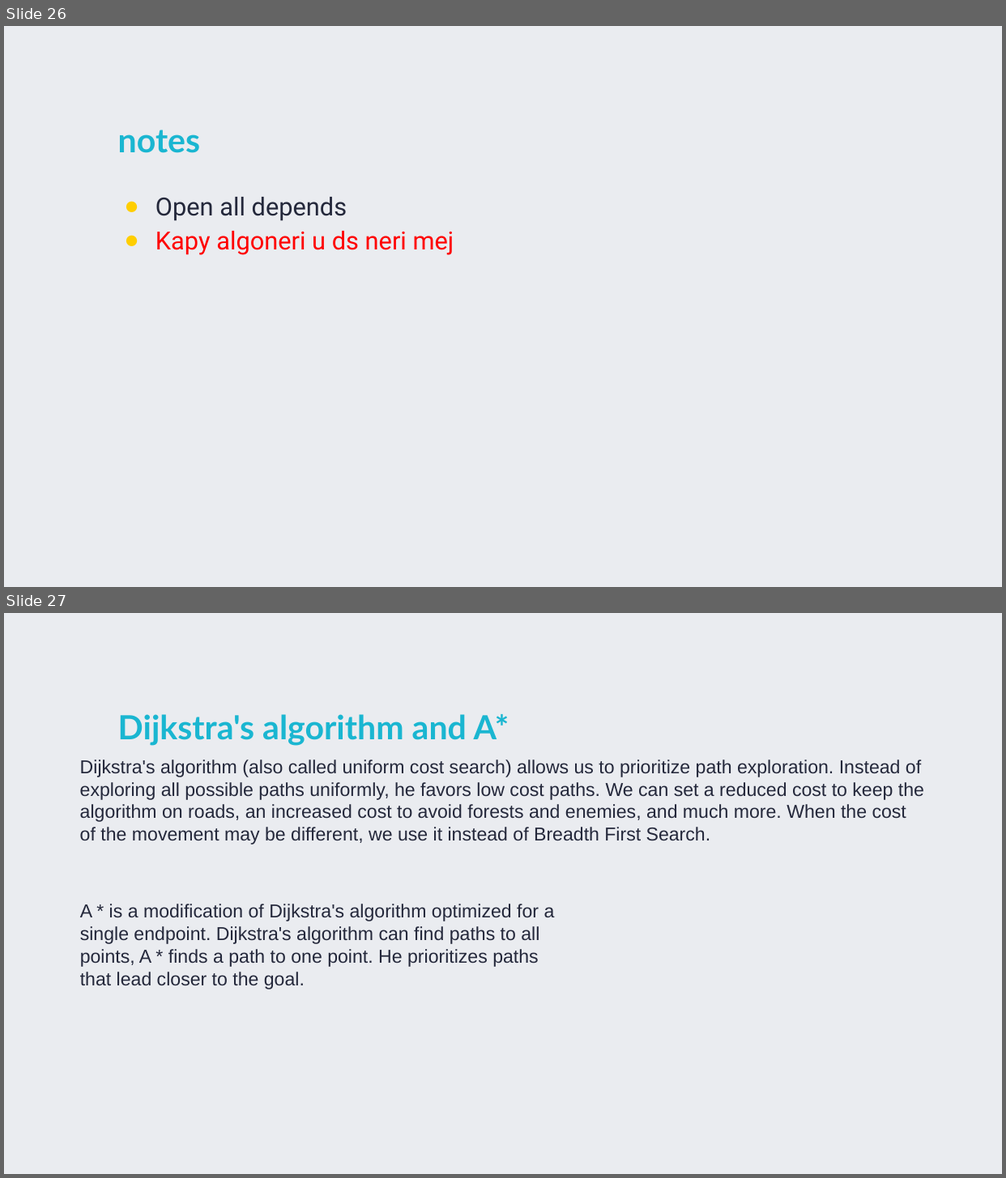
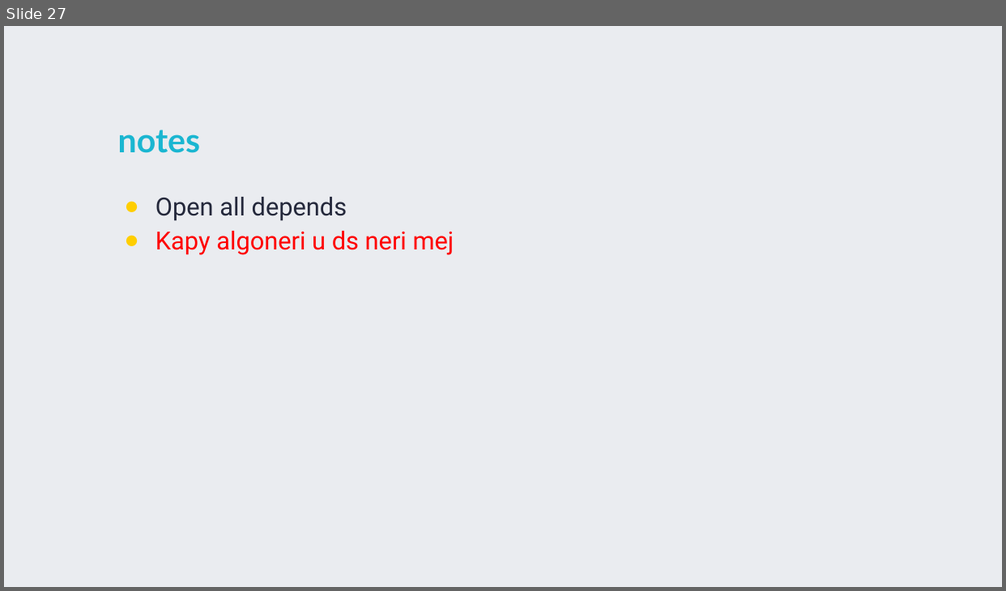
Before and after one commit to TigranVardanyan/Algorithms-and-Data-structures, a slide deck: ds&a.pptx. Shown one above the other, each under a label of ours: slides 26 and 27 before the commit, slide 27 after it. The pictures are 1006x1178 and 1006x591 pixels, drawn with LibreOffice and Linux fonts; fonts in the diff are those of the drawing. Boxes give left, top, right and bottom in pixels: in the first picture for what was removed or moved away, otherwise in the second. Text is boxed around its words. In the diff, an @@ line names an element or a change of style, - is before the commit and + after.

```diff
--- a/ds&a.pptx
+++ b/ds&a.pptx
@@ slide 27 removed at <box>4,613,1002,1174</box>, background #EAECF0 @@
@@ title removed at <box>118,714,509,745</box> @@
-Dijkstra's algorithm and A*
@@ text removed at <box>80,760,924,845</box> @@
-Dijkstra's algorithm (also called uniform cost search) allows us to prioritize path exploration. Instead of exploring all possible paths uniformly, he favors low cost paths. We can set a reduced cost to keep the algorithm on roads, an increased cost to avoid forests and enemies, and much more. When the cost of the movement may be different, we use it instead of Breadth First Search.
@@ text removed at <box>80,904,555,990</box> @@
-A * is a modification of Dijkstra's algorithm optimized for a single endpoint. Dijkstra's algorithm can find paths to all points, A * finds a path to one point. He prioritizes paths that lead closer to the goal.
@@ what was slide 26 is now slide 27 @@
```
Also in this commit, not shown: 2 slides changed, 1 slide added, 2 other files.
